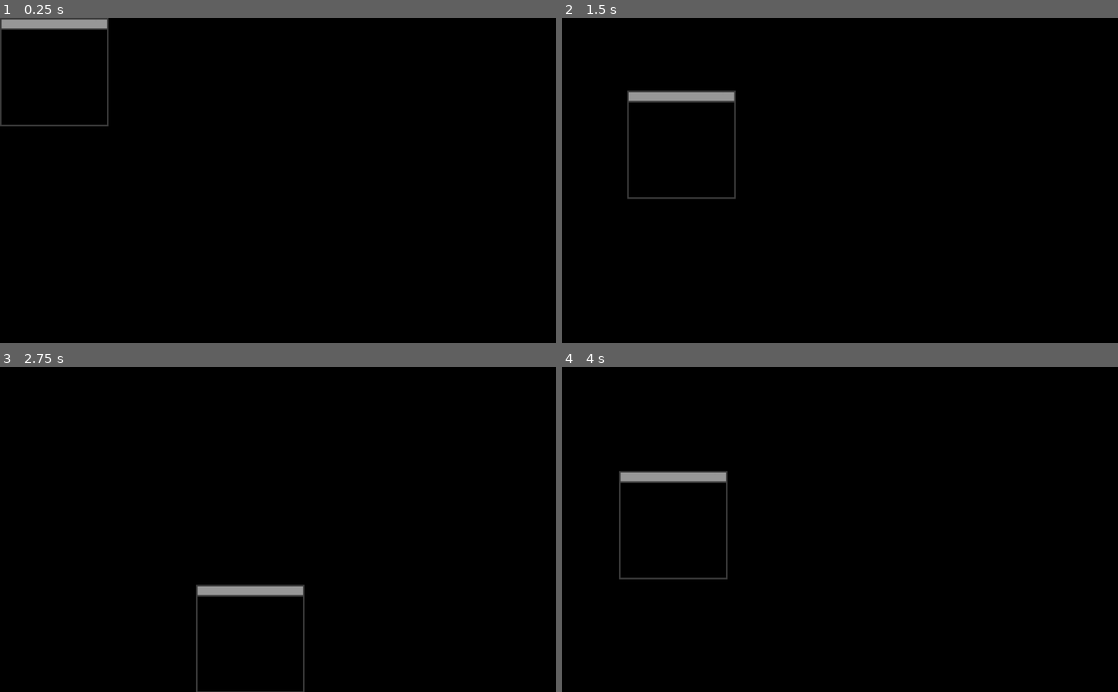
Above: before the commit, frames 1-4 (two rows, left to right).
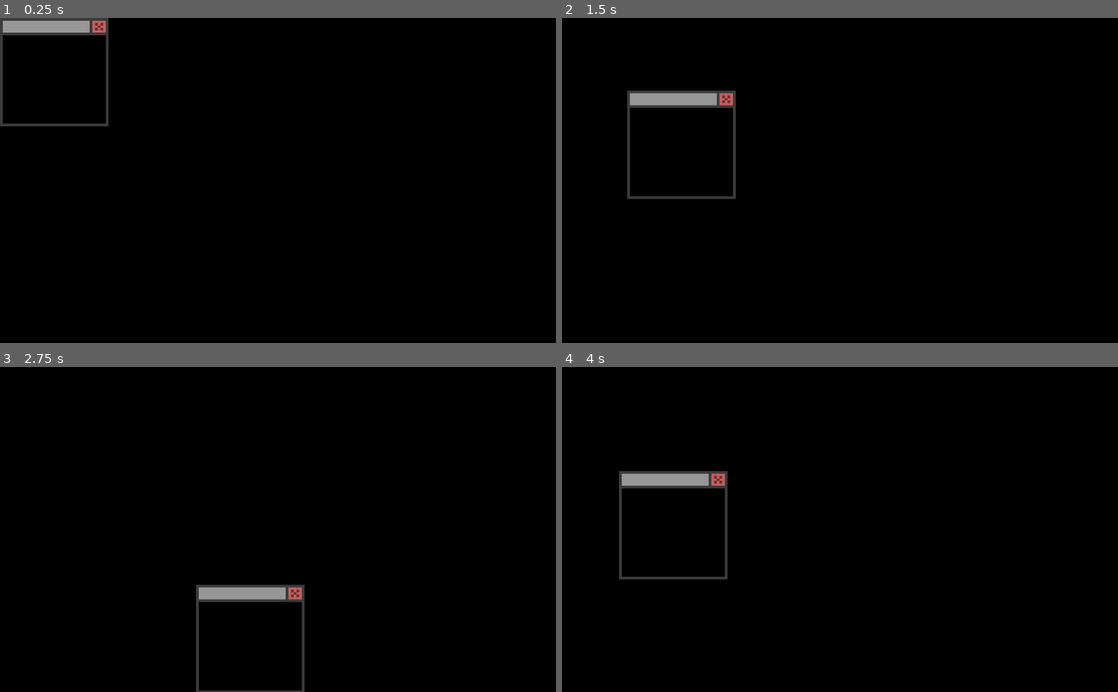
Above: after the commit, the same moments.

Repository: SomeSortOfSam/Metahedron
Game: Godot game, scene res://Scripts/Primary/Window/Movement Window.tscn
The game is run twice, just before and just after one commit, with the same random seed, the same clock (stepped at 60 frames per second) and the same inputs. This scene is started directly instead of the project's main scene.
Inputs (mouse positions are in pixels of both pictures, inside the frame that each line leads up to):
- Up to frame 1 (0.25 s): no input
- Up to frame 2 (1.5 s): tap Enter (ui_accept) at 0.5, 1.25 s; drag from (617, 79) to (895, 109) at 0.52 s; drag from (617, 27) to (812, 245) at 1.27 s
- Up to frame 3 (2.75 s): tap Enter (ui_accept) at 2 s; move the mouse to (333, 458) at 2.02 s; hold Right (ui_right) from 2.03 s (still down); click (333, 458) at 2.17 s
- Up to frame 4 (4 s): release Right (ui_right) at 2.75 s; tap Enter (ui_accept) at 2.75, 3.5, 3.77 s; drag from (812, 594) to (673, 480) at 2.77 s; move the mouse to (1006, 578) at 3.52 s; hold Left (ui_left) from 3.53 s (still down); click (1006, 578) at 3.67 s

The runs differ from the first frame. In frame 1, 0.8% of the frame differs, in the area x 0-20%, y 0-33%; in frame 2, 0.8%; in frame 3, 0.8%; in frame 4, 0.8%.
Error in both runs: Invalid get index 'tile_map' (on base: 'Nil'). (res://Scripts/Primary/Map/Utilites/MapSpaceConverter.gd:19)

Commit message:
Window Rearrange

Diff:
--- a/Scripts/Menu/Menu.gd
+++ b/Scripts/Menu/Menu.gd
@@ -20,7 +20,7 @@
 
 func _process(delta):
 	if main_menu.rect_position != desiered_pos:
-		main_menu.rect_position = lerp(main_menu.rect_position,desiered_pos,.1 * delta)
+		main_menu.rect_position = lerp(main_menu.rect_position,desiered_pos,.9 * delta)
 
 func _on_PlayButton_pressed():
 	var _scene = get_tree().change_scene("res://Scripts/Primary/Map/LevelHandler.tscn")
--- a/Scripts/Primary/Map/Instances/Person.gd
+++ b/Scripts/Primary/Map/Instances/Person.gd
@@ -25,7 +25,7 @@
 
 func initialize_window(map) -> MovementWindow:
 	window = MovementWindow.get_window(cell,map,3)
-	window.get_node("Control").connect("path_accepted", self, "move_cell")
+	window.get_node("VSplitContainer/Body/Body").connect("path_accepted", self, "move_cell")
 	return window
 
 func move_window(offset : Vector2):
--- a/Scripts/Primary/Window/ArrowOverlay/WindowCursor.gd
+++ b/Scripts/Primary/Window/ArrowOverlay/WindowCursor.gd
@@ -5,7 +5,7 @@
 
 func _gui_input(event):
 	if "position" in event:
-		var map : ReferenceMap = get_parent().map
+		var map : ReferenceMap = get_parent().get_parent().get_parent().map
 		var cell := position_to_cell(event.position, map)
 		if is_cell_acceptable(cell,map):
 			var path = $TilemapContainer/ArrowLines.draw_path(cell)
--- a/Scripts/Primary/Window/DraggableArea.gd
+++ b/Scripts/Primary/Window/DraggableArea.gd
@@ -17,7 +17,7 @@
 
 func check_delta(delta : Vector2):
 
-	var window = get_parent().get_rect()
+	var window = get_parent().get_parent().get_rect()
 	var viewportWindow = get_viewport_rect()
 
 	var hypothetical = window
--- a/Scripts/Primary/Window/Movement Window.gd
+++ b/Scripts/Primary/Window/Movement Window.gd
@@ -1,7 +1,7 @@
-extends NinePatchRect
+extends Control
 class_name MovementWindow
 
-onready var container = $Control/TilemapContainer
+onready var container = $VSplitContainer/Body/Body/TilemapContainer
 
 var map : ReferenceMap setget set_map
 
@@ -17,9 +17,10 @@
 func popup_around_tile():
 	resize()
 	rect_position = MapSpaceConverter.map_to_global(map.center_cell,map.map)
-	rect_position -= $Control.rect_position
+	rect_position -= $VSplitContainer/Body/Body.rect_position
 	rect_position -= container.position
 	rect_position -= MapSpaceConverter.map_to_local(Vector2.ZERO, map) * container.scale
+	show()
 
 func set_map(new_map : ReferenceMap):
 	map = new_map
@@ -27,10 +28,7 @@
 	regenerate_astar()
 
 func regenerate_astar():
-	$Control/TilemapContainer/ArrowLines.astar = Pathfinder.refrence_map_to_astar(map)
-
-func _on_DraggableArea_accepted_window_movement(delta):
-	rect_position += delta
+	$VSplitContainer/Body/Body/TilemapContainer/ArrowLines.astar = Pathfinder.refrence_map_to_astar(map)
 
 static func get_small_window_size(veiwport_rect : Rect2) -> Vector2:
 	var third = veiwport_rect.size/3
@@ -42,6 +40,12 @@
 static func get_window(cell : Vector2, map, window_range : int) -> MovementWindow:
 	var packed_window := load("res://Scripts/Primary/Window/Movement Window.tscn")
 	var window := packed_window.instance() as MovementWindow
-	var tilemap := window.get_node("Control/TilemapContainer/TileMap") as TileMap
+	var tilemap := window.get_node("VSplitContainer/Body/Body/TilemapContainer/TileMap") as TileMap
 	window.map = ReferenceMap.new(tilemap,map,cell,window_range)
 	return window
+
+func _on_Close_pressed():
+	hide()
+
+func _on_TopBar_accepted_window_movement(delta):
+	rect_position += delta
--- a/Scripts/Primary/Window/Movement Window.tscn
+++ b/Scripts/Primary/Window/Movement Window.tscn
@@ -3,13 +3,13 @@
 [ext_resource path="res://Scripts/Primary/Window/ArrowOverlay/ArrowLines.tres" type="TileSet" id=1]
 [ext_resource path="res://Scripts/Primary/Window/Movement Window.gd" type="Script" id=2]
 [ext_resource path="res://Assets/Levels/Tileset.tres" type="TileSet" id=3]
-[ext_resource path="res://Assets/Menu/Textures/Window.png" type="Texture" id=4]
 [ext_resource path="res://Scripts/Primary/Window/ArrowOverlay/ArrowLines.gd" type="Script" id=5]
 [ext_resource path="res://Scripts/Primary/Window/DraggableArea.gd" type="Script" id=6]
 [ext_resource path="res://Scripts/Primary/Window/ArrowOverlay/WindowCursor.gd" type="Script" id=7]
 [ext_resource path="res://Scripts/Primary/Window/WindowMapScaler.gd" type="Script" id=8]
+[ext_resource path="res://Assets/Window Sprites/Close.png" type="Texture" id=9]
 
-[node name="Window" type="NinePatchRect"]
+[node name="Window" type="Control"]
 anchor_left = 0.5
 anchor_top = 0.5
 anchor_right = 0.5
@@ -18,66 +18,102 @@
 margin_top = -300.0
 margin_right = 512.0
 margin_bottom = 300.0
-texture = ExtResource( 4 )
-draw_center = false
-patch_margin_left = 5
-patch_margin_top = 35
-patch_margin_right = 5
-patch_margin_bottom = 5
 script = ExtResource( 2 )
 __meta__ = {
-"_edit_group_": true,
+"_edit_lock_": true,
 "_edit_use_anchors_": false
 }
 
-[node name="ColorRect" type="ColorRect" parent="."]
+[node name="VSplitContainer" type="VSplitContainer" parent="."]
+anchor_right = 1.0
+anchor_bottom = 1.0
+split_offset = 32
+dragger_visibility = 2
+__meta__ = {
+"_edit_use_anchors_": false
+}
+
+[node name="TopBar" type="Control" parent="VSplitContainer"]
+margin_right = 1024.0
+margin_bottom = 32.0
+mouse_filter = 1
+mouse_default_cursor_shape = 2
+script = ExtResource( 6 )
+
+[node name="Outline" type="ColorRect" parent="VSplitContainer/TopBar"]
+anchor_right = 1.0
+anchor_bottom = 1.0
+mouse_filter = 1
+color = Color( 0.235294, 0.235294, 0.235294, 1 )
+__meta__ = {
+"_edit_use_anchors_": false
+}
+
+[node name="Body" type="ColorRect" parent="VSplitContainer/TopBar"]
+anchor_right = 1.0
+anchor_bottom = 1.0
+margin_left = 5.0
+margin_top = 5.0
+margin_right = -5.0
+margin_bottom = -5.0
+mouse_filter = 1
+color = Color( 0.596078, 0.596078, 0.596078, 1 )
+__meta__ = {
+"_edit_use_anchors_": false
+}
+
+[node name="Close" type="TextureButton" parent="VSplitContainer/TopBar"]
+anchor_left = 1.0
+anchor_right = 1.0
+anchor_bottom = 1.0
+margin_left = -35.0
+texture_normal = ExtResource( 9 )
+expand = true
+
+[node name="Body" type="Control" parent="VSplitContainer"]
+margin_top = 32.0
+margin_right = 1024.0
+margin_bottom = 600.0
+
+[node name="Outline" type="ColorRect" parent="VSplitContainer/Body"]
 show_behind_parent = true
 anchor_right = 1.0
 anchor_bottom = 1.0
 mouse_filter = 1
-color = Color( 0, 0, 0, 1 )
+color = Color( 0.235294, 0.235294, 0.235294, 1 )
 __meta__ = {
 "_edit_use_anchors_": false
 }
 
-[node name="Control" type="Control" parent="."]
+[node name="Body" type="ColorRect" parent="VSplitContainer/Body"]
 show_behind_parent = true
 anchor_right = 1.0
 anchor_bottom = 1.0
 margin_left = 5.0
-margin_top = 35.0
 margin_right = -5.0
 margin_bottom = -5.0
 rect_clip_content = true
 mouse_filter = 1
+color = Color( 0, 0, 0, 1 )
 script = ExtResource( 7 )
 __meta__ = {
 "_edit_use_anchors_": false
 }
 
-[node name="TilemapContainer" type="YSort" parent="Control"]
-show_behind_parent = true
+[node name="TilemapContainer" type="YSort" parent="VSplitContainer/Body/Body"]
 script = ExtResource( 8 )
 
-[node name="ArrowLines" type="TileMap" parent="Control/TilemapContainer"]
+[node name="ArrowLines" type="TileMap" parent="VSplitContainer/Body/Body/TilemapContainer"]
 z_index = 1
 tile_set = ExtResource( 1 )
 cell_size = Vector2( 16, 16 )
 format = 1
 script = ExtResource( 5 )
 
-[node name="TileMap" type="TileMap" parent="Control/TilemapContainer"]
+[node name="TileMap" type="TileMap" parent="VSplitContainer/Body/Body/TilemapContainer"]
 tile_set = ExtResource( 3 )
 cell_size = Vector2( 16, 16 )
 format = 1
 
-[node name="DraggableArea" type="Control" parent="."]
-anchor_right = 1.0
-margin_bottom = 35.0
-mouse_default_cursor_shape = 2
-script = ExtResource( 6 )
-__meta__ = {
-"_edit_use_anchors_": false
-}
-
-[connection signal="accepted_window_movement" from="DraggableArea" to="." method="_on_DraggableArea_accepted_window_movement"]
+[connection signal="accepted_window_movement" from="VSplitContainer/TopBar" to="." method="_on_TopBar_accepted_window_movement"]
+[connection signal="pressed" from="VSplitContainer/TopBar/Close" to="." method="_on_Close_pressed"]
--- a/Tests/Primary/feature_convertions.gd
+++ b/Tests/Primary/feature_convertions.gd
@@ -1 +1,4 @@
 extends "res://addons/gut/test.gd"
+
+func test_map_to_world():
+	pending()
--- a/Tests/Primary/feature_pathfinding.gd
+++ b/Tests/Primary/feature_pathfinding.gd
@@ -1 +1,4 @@
 extends "res://addons/gut/test.gd"
+
+func test_astar_generation():
+	pending()
--- a/project.godot
+++ b/project.godot
@@ -64,7 +64,7 @@
 "language": "GDScript",
 "path": "res://Scripts/Primary/Map/Utilites/MapSpaceConverter.gd"
 }, {
-"base": "NinePatchRect",
+"base": "Control",
 "class": "MovementWindow",
 "language": "GDScript",
 "path": "res://Scripts/Primary/Window/Movement Window.gd"
Binary file added: Assets/Window Sprites/Close.png
Not shown, added: Assets/Window Sprites/Close.png.import
